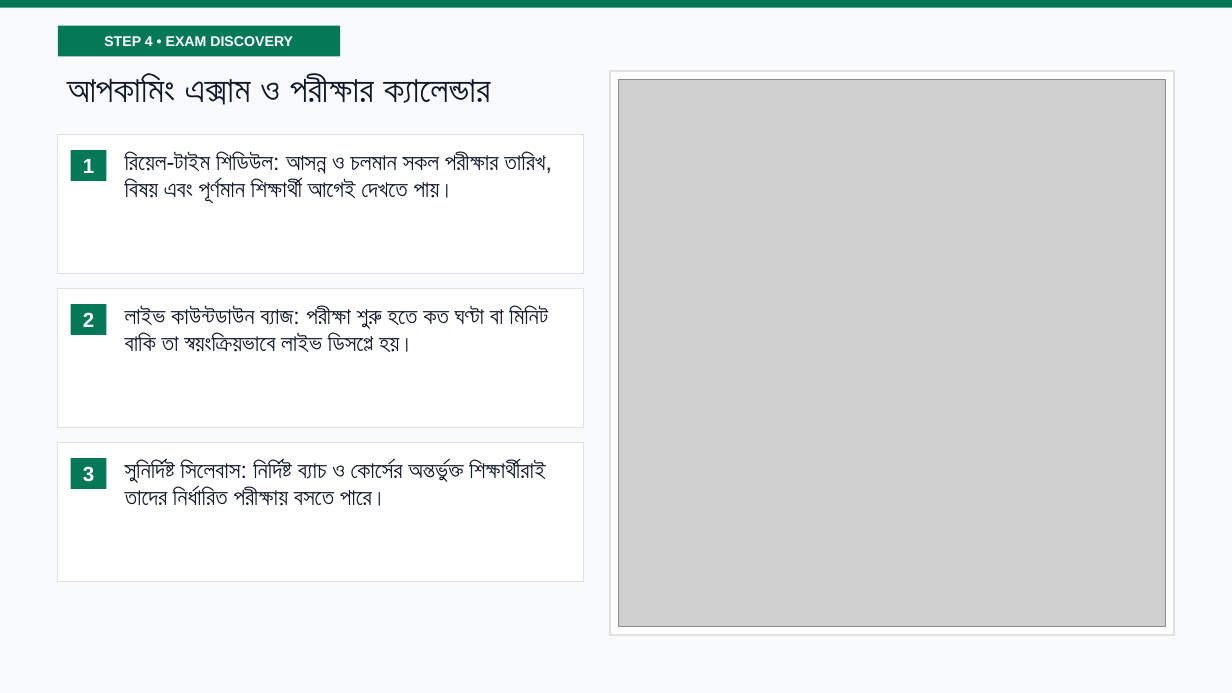
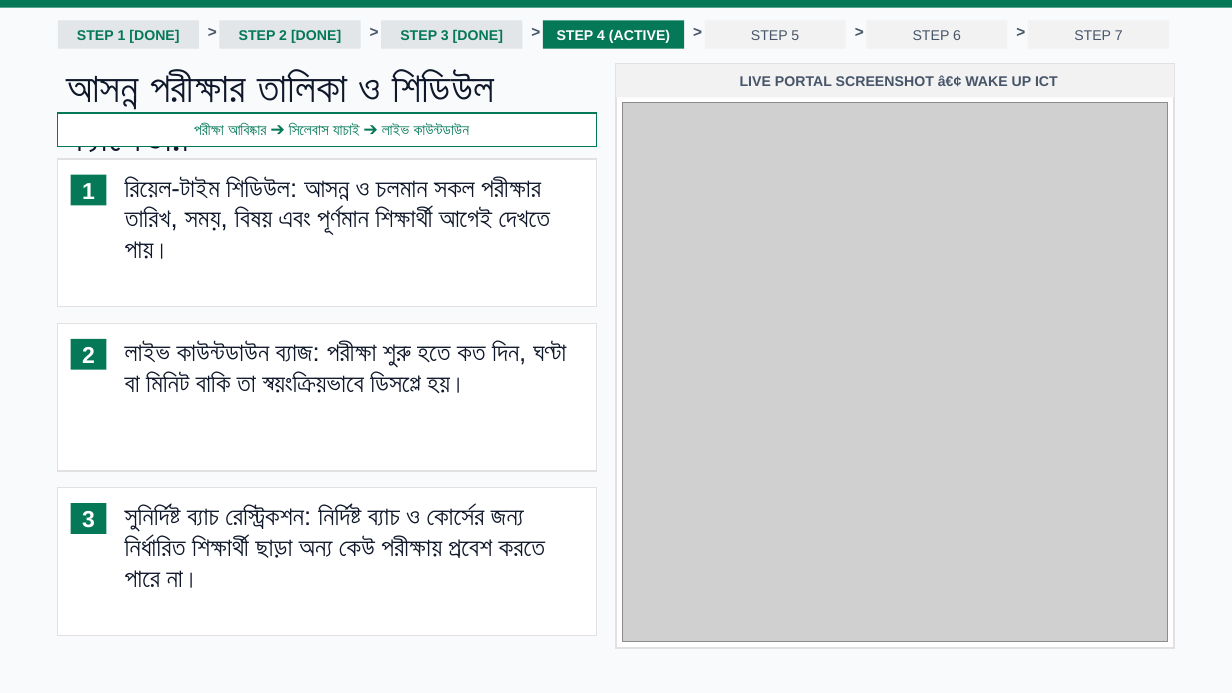
Before and after one commit to mahadihasanpranto786/wakeupict, a slide deck: slide 6 of Wake_Up_ICT_Student_Portal_Presentation.pptx. Drawn at 1232x693 pixels with LibreOffice and Linux fonts; fonts in the diff are those of the drawing; grey boxes stand for pictures. Boxes give left, top, right and bottom in pixels: in the first picture for what was removed or moved away, otherwise in the second. Text is boxed around its words. In the diff, an @@ line names an element or a change of style, - is before the commit and + after.

```diff
--- a/Wake_Up_ICT_Student_Portal_Presentation.pptx
+++ b/Wake_Up_ICT_Student_Portal_Presentation.pptx
@@ rectangle "STEP 1 [DONE]": place and size @@
-rectangle "STEP 1 [DONE]" at (57, 26, 340, 56)
+rectangle "STEP 1 [DONE]" at (57, 20, 199, 49)
@@ rectangle "STEP 1 [DONE]" at (57, 20, 199, 49): fill #047857 to #E2E6E9 @@
@@ text in rectangle at (77, 29, 179, 43): text changed; text colour #FFFFFF to #047857 @@
-STEP 4 • EXAM DISCOVERY
+STEP 1 [DONE]
@@ text added at (199, 18, 219, 45), 12 pt, text #475569, bold @@
+>
@@ rectangle added at (220, 20, 361, 49), fill #E2E6E9, 11 pt, text #047857, bold @@
+STEP 2 [DONE]
@@ text added at (360, 18, 381, 45), 12 pt, text #475569, bold @@
+>
@@ rectangle added at (381, 20, 522, 49), fill #E2E6E9, 11 pt, text #047857, bold @@
+STEP 3 [DONE]
@@ text added at (522, 18, 543, 45), 12 pt, text #475569, bold @@
+>
@@ rectangle added at (543, 20, 685, 49), fill #047857, 11 pt, text #FFFFFF, bold @@
+STEP 4 (ACTIVE)
@@ text added at (684, 18, 704, 45), 12 pt, text #475569, bold @@
+>
@@ rectangle added at (704, 20, 846, 49), fill #F2F2F2, 11 pt, text #475569 @@
+STEP 5
@@ text added at (846, 18, 866, 45), 12 pt, text #475569, bold @@
+>
@@ rectangle added at (867, 20, 1008, 49), fill #F2F2F2, 11 pt, text #475569 @@
+STEP 6
@@ text added at (1007, 18, 1028, 45), 12 pt, text #475569, bold @@
+>
@@ rectangle added at (1028, 20, 1169, 49), fill #F2F2F2, 11 pt, text #475569 @@
+STEP 7
@@ text at (67, 69, 494, 152): text changed; size 28 to 32 pt @@
-আপকামিং এক্সাম ও পরীক্ষার ক্যালেন্ডার
+আসন্ন পরীক্ষার তালিকা ও শিডিউল ক্যালেন্ডার
@@ rectangle: place and size @@
-rectangle at (610, 70, 1175, 635)
+rectangle at (616, 64, 1175, 648)
@@ rectangle added at (616, 64, 1175, 97), fill #F2F2F2, 11 pt, text #475569, bold @@
+LIVE PORTAL SCREENSHOT â€¢ WAKE UP ICT
@@ rectangle added at (57, 113, 596, 146), fill #FFFFFF, outline #047857 1 pt, 12 pt, text #047857, bold @@
+পরীক্ষা আবিষ্কার ➔ সিলেবাস যাচাই ➔ লাইভ কাউন্টডাউন
@@ picture: place and size @@
-picture at (618, 79, 1165, 627)
+picture at (623, 103, 1168, 641)
@@ rectangle: place and size @@
-rectangle at (57, 135, 583, 274)
+rectangle at (57, 159, 596, 307)
@@ rectangle "1": place and size @@
-rectangle "1" at (70, 150, 106, 180)
+rectangle "1" at (70, 175, 106, 205)
@@ text at (125, 177, 551, 259): text changed; size 18 to 20 pt @@
-রিয়েল-টাইম শিডিউল: আসন্ন ও চলমান সকল পরীক্ষার তারিখ, বিষয় এবং পূর্ণমান শিক্ষার্থী আগেই দেখতে পায়।
+রিয়েল-টাইম শিডিউল: আসন্ন ও চলমান সকল পরীক্ষার তারিখ, সময়, বিষয় এবং পূর্ণমান শিক্ষার্থী আগেই দেখতে পায়।
@@ rectangle: place and size @@
-rectangle at (57, 288, 583, 427)
+rectangle at (57, 323, 596, 471)
@@ rectangle "2": place and size @@
-rectangle "2" at (70, 304, 106, 335)
+rectangle "2" at (70, 339, 106, 370)
@@ text at (125, 341, 566, 393): text changed; size 18 to 20 pt @@
-লাইভ কাউন্টডাউন ব্যাজ: পরীক্ষা শুরু হতে কত ঘণ্টা বা মিনিট বাকি তা স্বয়ংক্রিয়ভাবে লাইভ ডিসপ্লে হয়।
+লাইভ কাউন্টডাউন ব্যাজ: পরীক্ষা শুরু হতে কত দিন, ঘণ্টা বা মিনিট বাকি তা স্বয়ংক্রিয়ভাবে ডিসপ্লে হয়।
@@ rectangle: place and size @@
-rectangle at (57, 443, 583, 581)
+rectangle at (57, 488, 596, 636)
@@ size 16 to 18 pt in 3 elements at (70, 175, 106, 205), (70, 339, 106, 370), (70, 503, 106, 533) @@
@@ rectangle "3": place and size @@
-rectangle "3" at (70, 458, 106, 489)
+rectangle "3" at (70, 503, 106, 533)
@@ text at (125, 505, 545, 588): text changed; size 18 to 20 pt @@
-সুনির্দিষ্ট সিলেবাস: নির্দিষ্ট ব্যাচ ও কোর্সের অন্তর্ভুক্ত শিক্ষার্থীরাই তাদের নির্ধারিত পরীক্ষায় বসতে পারে।
+সুনির্দিষ্ট ব্যাচ রেস্ট্রিকশন: নির্দিষ্ট ব্যাচ ও কোর্সের জন্য নির্ধারিত শিক্ষার্থী ছাড়া অন্য কেউ পরীক্ষায় প্রবেশ করতে পারে না।
```
Also in this commit, not shown: 8 other slides changed, 2 slides added, 1 slide removed, 2 other files.
